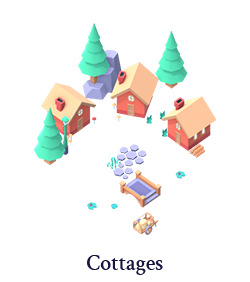
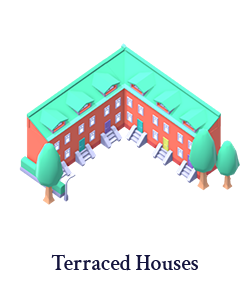
Layers edited between the first and the second 250 x 282 image:
added group "Terraced Houses" with 3 layers above "Cottages" over [19, 23, 240, 271]
added layer "terraced_houses" in group "Terraced Houses" over [19, 43, 240, 205]
added layer "Label" (1st of 9, in "Terraced Houses") in group "Terraced Houses" over [51, 254, 198, 271]
hid group "Cottages" (3 layers) over [19, 23, 239, 275]
